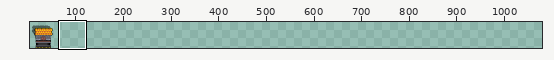
Sprite sheet -- src/entities/producer_station/producer_pickup.png. Above, an overview of the earlier version with the close-up marked.
Close-up. Before:
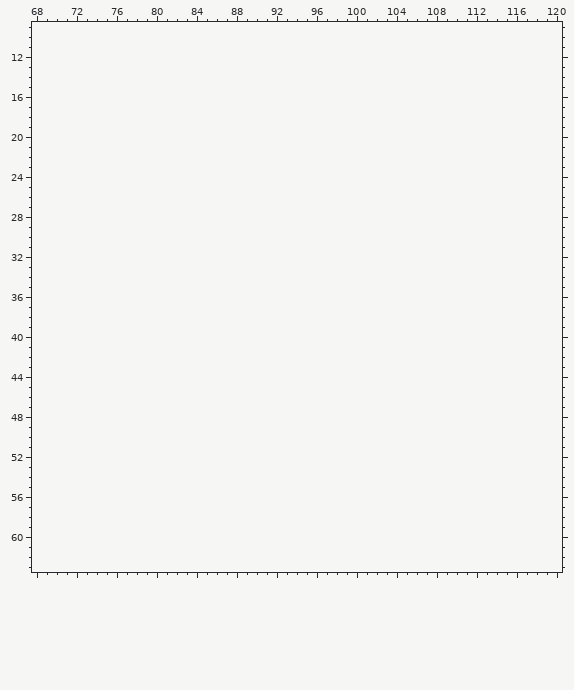
The file is 64x64 pixels. Colours within 5 levels of each other are drawn and written as one. Shown: x 68..120, y 9..63. The old version is drawn lined up with the new one, on the new canvas. The wide view leaves out empty margins. The commit also changed other parts of the picture, which this record leaves out.
Palette (. is transparent): 
Pixels before (only the part around the change), first column x 68:
 9 ...................................................
10 ...................................................
11 ...................................................
12 ...................................................
13 ...................................................
14 ...................................................
15 ...................................................
16 ...................................................
17 ...................................................
18 ...................................................
19 ...................................................
20 ...................................................
21 ...................................................
22 ...................................................
23 ...................................................
24 ...................................................
25 ...................................................
26 ...................................................
27 ...................................................
28 ...................................................
29 ...................................................
30 ...................................................
31 ...................................................
32 ...................................................
33 ...................................................
34 ...................................................
35 ...................................................
36 ...................................................
37 ...................................................
38 ...................................................
39 ...................................................
40 ...................................................
41 ...................................................
42 ...................................................
43 ...................................................
44 ...................................................
45 ...................................................
46 ...................................................
47 ...................................................
48 ...................................................
49 ...................................................
50 ...................................................
51 ...................................................
52 ...................................................
53 ...................................................
54 ...................................................
55 ...................................................
56 ...................................................
57 ...................................................
58 ...................................................
59 ...................................................
60 ...................................................
61 ...................................................
62 ...................................................
63 ...................................................
Once edited:
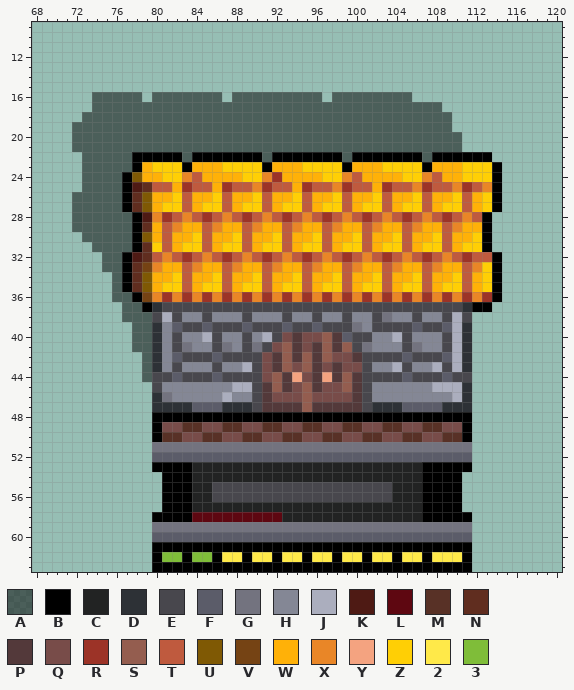
Colours new in this view: A #00000080  B #000000  C #222323  D #2d3136  E #48474d  F #5b5c69  G #73737f  H #848795  J #abaebe  K #4e1a14  L #5e0711  M #583126  N #602d1f  P #53393a  Q #784c49  R #9c3327  S #945d4f  T #bf5a3e  U #7f5904  V #754314  W #ffb108  X #e98627  Y #f4a380  Z #ffcf05  2 #ffe949  3 #7fbd39
From old to new:
canvas 64x64 -> 1088x64
Changed rows in their new state; - is an unchanged pixel.
first column x 72:
16 --AAAAA-AAAAAAA-AAAAAAAAA-AAAAAAAA---------
17 --AAAAAAAAAAAAAAAAAAAAAAAAAAAAAAAAAAA------
18 -AAAAAAAAAAAAAAAAAAAAAAAAAAAAAAAAAAAAA-----
19 AAAAAAAAAAAAAAAAAAAAAAAAAAAAAAAAAAAAAA-----
20 AAAAAAAAAAAAAAAAAAAAAAAAAAAAAAAAAAAAAAA----
21 AAAAAAAAAAAAAAAAAAAAAAAAAAAAAAAAAAAAAAA----
22 -AAAAABBBBBABBBBBBBABBBBBBBABBBBBBBABBBBBB-
23 -AAAAABWZZZBWWWZZZZBWWWZZZZBWWWZZZZBWWWZZZB
24 -AAAABUWWZZXTWWWWZZXRWWWWZZXTWWWWZZXTWWZZZB
25 -AAAABKNTTWRTTWRTTXRTTWRTTXRTTWRTTXRTTXRTXB
26 AAAAABNUWWZTWWZTWWZTWWZTWWZTWWZTWWZTWWZTWZB
27 AAAAABNUWZZTWZZTWZZTWZZTWZZTWZZTWZZTWZZTWZB
28 AAAAAABKXRTXTRTXTRTXTRTXTRTXTRTXTRTXTRTXTB-
29 AAAAAABNWTXWWTXWWTXWWTXWWTXWWTXWWTXWWTXWWB-
30 -AAAAABUWTWWZTWWZTWWZTWWZTWWZTWWZTWWZTWWZB-
31 --AAAABNZTWZZTWZZTWZZTWZZTWZZTWZZTWZZTWZZB-
32 ---AABKNTXTRTXTRTXTRTXTRTXTRTXTRTXTRTXTRTTB
33 ---AABNVXWWTXWWTXWWTXWWTXWWTXWWTXWWTXWWTXZB
34 ----ABNUWWZTWWZTWWZTWWZTWWZTWWZTWWZTWWZTWZB
35 ----ABNUWZZTWZZTWZZTWZZTWZZTWZZTWZZTWZZTWZB
36 ----AABVXRXRXRXRXRXRXRXRXRXRXRXRXRXRXRXRXRB
37 -----AABDEEEEEEEEEEEEEEEEEEEEEEEEEEEEEEDBB-
38 -----AAAEJEHHEHHHEHHHEHHEHHEHHEGHHEHHEJE---
39 ------AADHFEEFEEEFEEEFEEFEEEGHEEEEFEEFJD---
40 ------AADHEHHJEHHEHJEQPQQSPFEEHHJEHHHEJD---
41 ------AADHEGHHEGHEGEQSPQPSPSEGHHHEGHHEJD---
42 -------ADHFEEEFEEEEQPSPSPSQQPEEEEFEEEFJD---
43 -------ADHEHHHEHHJEQPSQSPQPQQEHHJEHHJEJD---
44 -------AEEFEEEFEEEEQSPYQPYPSPEEEEFEEEFEE---
45 --------EHHHHHHHJJEPSPQSPQQSPEHHHHHHJJJD---
46 --------DGHHHHHJHHEPQQQSQQQQPEHHHHHHHHJD---
47 --------DDDDFFFDDDEPPPPSPPPPPEDDDFFFFDDD---
48 --------BBBBBBBBBBBBBBBBBBBBBBBBBBBBBBBB---
49 --------BQQMMQQMMQQMMQQMMQQMMQQMMQQMMQQB---
50 --------BMMQQMMQQMMQQMMQQMMQQMMQQMMQQMMB---
51 --------GGGGGGGGGGGGGGGGGGGGGGGGGGGGGGGG---
52 --------FFFFFFFFFFFFFFFFFFFFFFFFFFFFFFFF---
53 --------BBBBCCCCCCCCCCCCCCCCCCCCCCCBBBBB---
54 ---------BBBCCCCCCCCCCCCCCCCCCCCCCCBBBB----
55 ---------BBBCCEEEEEEEEEEEEEEEEEECCCBBBB----
56 ---------BBBCCEEEEEEEEEEEEEEEEEECCCBBBB----
57 ---------BBBCCCCCCCCCCCCCCCCCCCCCCCBBBB----
58 --------BBBBLLLLLLLLLCCCCCCCCCCCCCCBBBBB---
59 --------GGGGGGGGGGGGGGGGGGGGGGGGGGGGGGGG---
60 --------FFFFFFFFFFFFFFFFFFFFFFFFFFFFFFFF---
61 --------BBBBBBBBBBBBBBBBBBBBBBBBBBBBBBBB---
62 --------B33B33B22B22B22B22B22B22B22B222B---
63 --------BBBBBBBBBBBBBBBBBBBBBBBBBBBBBBBB---
Changed places in both close-ups, as pixel boxes (x1, y1, x2, y2):
added: (72, 92, 502, 572)
